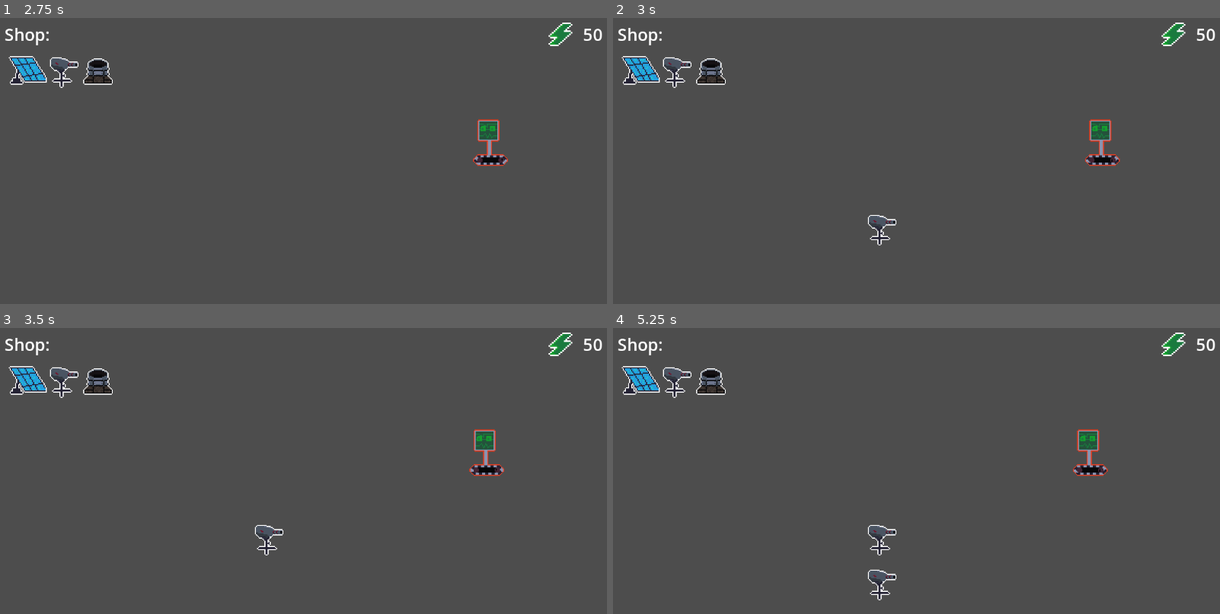
Above: before the commit, frames 1-4 (two rows, left to right).
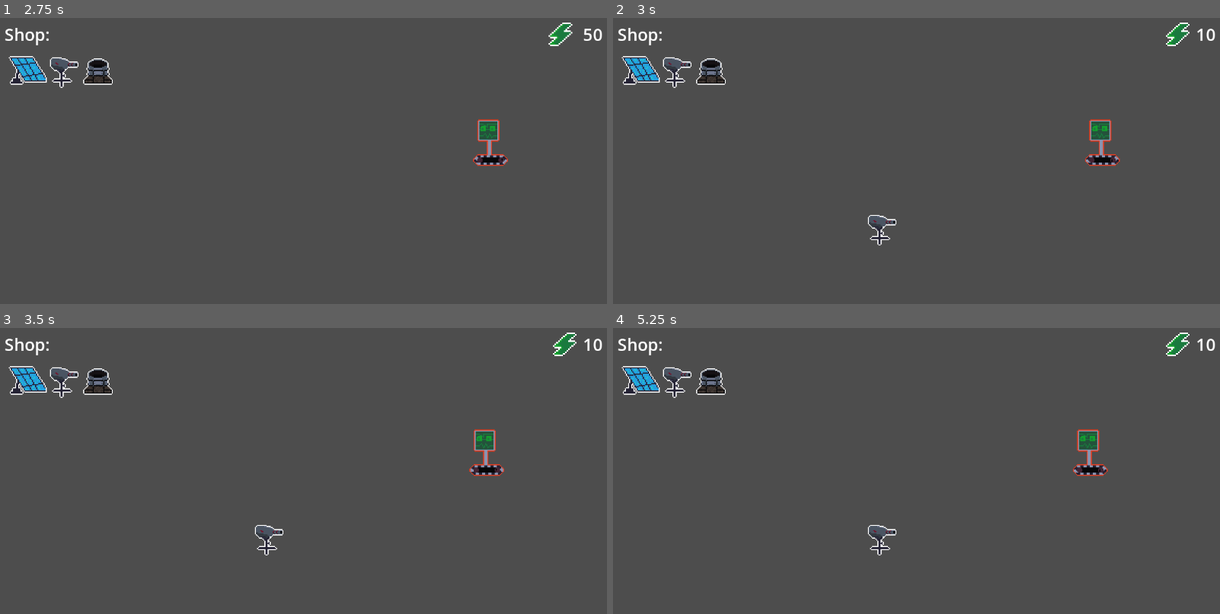
Above: after the commit, the same moments.

Repository: AuraDvin/MvR
Game: Godot game, scene res://levels/basic_level/basic_level.tscn
The game is run twice, just before and just after one commit, with the same random seed, the same clock (stepped at 60 frames per second) and the same inputs. This scene is started directly instead of the project's main scene. The engine's default icon, where the game draws it, is replaced by a stand-in: a white triangle on a blue panel in a dark square.
Inputs (mouse positions are in pixels of both pictures, inside the frame that each line leads up to):
- Up to frame 1 (2.75 s): click (outside the picture) at 0.5 s; click (outside the picture) at 1.25 s; click (outside the picture) at 2 s
- Up to frame 2 (3 s): tap Enter (ui_accept) at 2.75 s; move the mouse to (880, 232) at 2.77 s; hold Right (ui_right) from 2.78 s (still down); click (880, 232) at 2.92 s
- Up to frame 3 (3.5 s): keep holding Right (ui_right); tap Enter (ui_accept) at 3.02 s
- Up to frame 4 (5.25 s): move the mouse to (795, 513) at 3.52 s; release Right (ui_right) at 3.53 s; hold Left (ui_left) 3.53-4.28 s; tap Enter (ui_accept) at 3.77, 4.25 s; move the mouse to (977, 422) at 4.27 s; hold Right (ui_right) from 4.28 s (still down); move the mouse to (886, 565) at 5.02 s; click (886, 565) at 5.17 s

Frame 1 is identical in both runs. In frame 2, 0.2% of the frame differs, in the area x 90-98%, y 1-10%; in frame 3, 0.2%; in frame 4, 0.4%, in the area x 41-98%, y 1-96%.

Commit message:
added energy spending system

Diff:
--- /dev/null
+++ b/characters/player/Player.tscn
@@ -0,0 +1,6 @@
+[gd_scene load_steps=2 format=3 uid="uid://i5tyih4l3m1m"]
+
+[ext_resource type="Script" uid="uid://shejdgdfrfkw" path="res://characters/player/player.gd" id="1_x3487"]
+
+[node name="Player" type="Node"]
+script = ExtResource("1_x3487")
--- a/characters/player/player.gd
+++ b/characters/player/player.gd
@@ -1,14 +1,25 @@
-extends CharacterBody2D
+extends Node
 class_name Player
 
 # Get audio and sprite animation
 #@onready var sfx_dmg: AudioStreamPlayer2D = $sfx_dmg
-#@onready var animated_sprite_2d: AnimatedSprite2D = $AnimatedSprite2D
+#@onready var animate, d_sprite_2d: AnimatedSprite2D = $AnimatedSprite2D
+enum hand {NONE, SOLAR, TURRET, MORTAR, DELETE}
 
 var money: int = 0
+var maxHealth: int = 3
+var energy: int = 50
+var currentHealth: int = maxHealth
+var holdnig: hand = hand.NONE
 
-var maxHealth: int = 3
-var currentHealth: int = maxHealth
+
+func spend_energy(amount: int) -> int:
+	var new_amount = energy - amount
+	print_debug(amount)
+	if new_amount < 0:
+		return -1
+	energy = new_amount
+	return new_amount
 
 func setMoney(amount):
 	#Get starting money from scene
@@ -37,3 +48,6 @@
 
 func _process(delta: float) -> void:
 	pass
+
+func _set_hand(index: int):
+	holdnig = index as hand
--- a/characters/towers/basic_tower/basic_tower.gd
+++ b/characters/towers/basic_tower/basic_tower.gd
@@ -1,15 +1,16 @@
 extends Tower
 class_name BasicTower
 
+func _init():
+	self.price = 40
 # Called when the node enters the scene tree for the first time.
 func _ready() -> void:
 	attack_timer.start()
-
 # Called every frame. 'delta' is the elapsed time since the previous frame.
 func _process(delta: float) -> void:
 	pass
 
 # strelja
 func _on_timer_timeout():
-	print("attacking")
+	#print("attacking")
 	attack_timer.start()
--- a/levels/basic_level/basic_level.gd
+++ b/levels/basic_level/basic_level.gd
@@ -5,15 +5,17 @@
 var grid_spaces = {}
 @export var lane_count = 5
 
+signal energy_changed(newAmount: int)
 
 # Todo
 var tower = preload("res://characters/towers/basic_tower/basic_tower.tscn")
 var enemy = preload("res://characters/enemies/basic_enemy/basic_enemy.tscn")
+
 # Called when the node enters the scene tree for the first time.
 func _ready():
 	$EnemySpawnTimer.start(RandomNumberGenerator.new().randf()* 3)
 	lane_count = $Lanes.get_child_count()
-	get_parent().get_child(1).connect("_mode_selectd", _mode_selected)
+	$"../Hud".connect("_mode_selectd", _mode_selected)
 
 
 # Called every frame. 'delta' is the elapsed time since the previous frame.
@@ -22,12 +24,22 @@
 
 
 func _on_grid_clicked_on_grid(tile_position, tile_size):
+	var player = $"../Player"
+	if player.holdnig == player.hand.NONE:
+		return
+
 	if local_cooldown > 0:
 		return
 	if grid_spaces.get(tile_position) != null:
 		print("zasedeno")
 		return
 	var new_tower = tower.instantiate()
+	await get_tree().process_frame
+	var energy = player.spend_energy(new_tower.price)
+	if energy < 0:
+		print_debug("premalo energije")
+		return
+	emit_signal("energy_changed", energy)
 	grid_spaces[tile_position] = new_tower
 	$Towers.add_child(new_tower)
 	new_tower.position += tile_position * tile_size
@@ -41,11 +53,14 @@
 	var rng = RandomNumberGenerator.new()
 	var lane = rng.randi_range(0, self.lane_count - 1) # From to is inclusive
 	var enemy_inst = enemy.instantiate()
-	var bottom_left_pos = ($Grid.position + $Grid/BottomLeft.position * $Grid.scale)
-	var box_width = $Grid/BottomLeft.position.y * $Grid.scale.y / lane_count
-	enemy_inst.position = Vector2(bottom_left_pos.x, $Grid.position.y + ((0.5 + lane) * box_width))
+	enemy_inst.position = _get_enemy_spawn_position(lane)
 	$Lanes.get_child(lane).add_child(enemy_inst)
 	$EnemySpawnTimer.start(rng.randf()* 3 + 2)
 
+func _get_enemy_spawn_position(lane) -> Vector2:
+	var bottom_left_pos = ($Grid.position + $Grid/BottomLeft.position * $Grid.scale)
+	var box_width = $Grid/BottomLeft.position.y * $Grid.scale.y / lane_count
+	return Vector2(bottom_left_pos.x, $Grid.position.y + ((0.5 + lane) * box_width))
+
 func _mode_selected(node):
-	print(node)
+	$"../Player"._set_hand(node)
--- a/levels/basic_level/basic_level.tscn
+++ b/levels/basic_level/basic_level.tscn
@@ -1,8 +1,9 @@
-[gd_scene load_steps=4 format=3 uid="uid://cl5i6jqism35s"]
+[gd_scene load_steps=5 format=3 uid="uid://cl5i6jqism35s"]
 
 [ext_resource type="Script" uid="uid://c2bq01dxk51eb" path="res://levels/basic_level/basic_level.gd" id="1_x83mk"]
 [ext_resource type="PackedScene" uid="uid://emqcm546jpvb" path="res://levels/grid/grid.tscn" id="2_h6lqb"]
 [ext_resource type="PackedScene" uid="uid://c7t5icwhp12gx" path="res://levels/menus/hud/hud.tscn" id="3_akcht"]
+[ext_resource type="PackedScene" uid="uid://i5tyih4l3m1m" path="res://characters/player/Player.tscn" id="4_ykins"]
 
 [node name="BasicLevel" type="Node"]
 
@@ -34,5 +35,8 @@
 size_flags_horizontal = 3
 size_flags_vertical = 3
 
+[node name="Player" parent="." instance=ExtResource("4_ykins")]
+
+[connection signal="energy_changed" from="BasicLevel" to="Hud" method="_on_basic_level_energy_changed"]
 [connection signal="clicked_on_grid" from="BasicLevel/Grid" to="BasicLevel" method="_on_grid_clicked_on_grid"]
 [connection signal="timeout" from="BasicLevel/EnemySpawnTimer" to="BasicLevel" method="_on_enemy_spawn_timer_timeout"]
--- a/levels/menus/hud/hud.gd
+++ b/levels/menus/hud/hud.gd
@@ -20,5 +20,7 @@
 func _on_button_pressed(node: tower_type):
 		_mode_selectd.emit(node)
 
-func _energy_amount_changed(value: int):
-	$MarginContainer/VBoxContainer/HBoxContainer2/resources/energy_amount.text = " " + str(value)
+
+
+func _on_basic_level_energy_changed(newAmount):
+	$MarginContainer/VBoxContainer/HBoxContainer2/resources/energy_amount.text = " " + str(newAmount)
--- a/project.godot
+++ b/project.godot
@@ -20,6 +20,15 @@
 SceneSwitcher="*res://misc/scene_switcher.gd"
 PlayerConfig="*res://misc/player_config.gd"
 
+[file_customization]
+
+folder_colors={
+"res://assets/": "pink",
+"res://characters/": "yellow",
+"res://levels/": "purple",
+"res://misc/": "green"
+}
+
 [rendering]
 
 textures/canvas_textures/default_texture_filter=0
